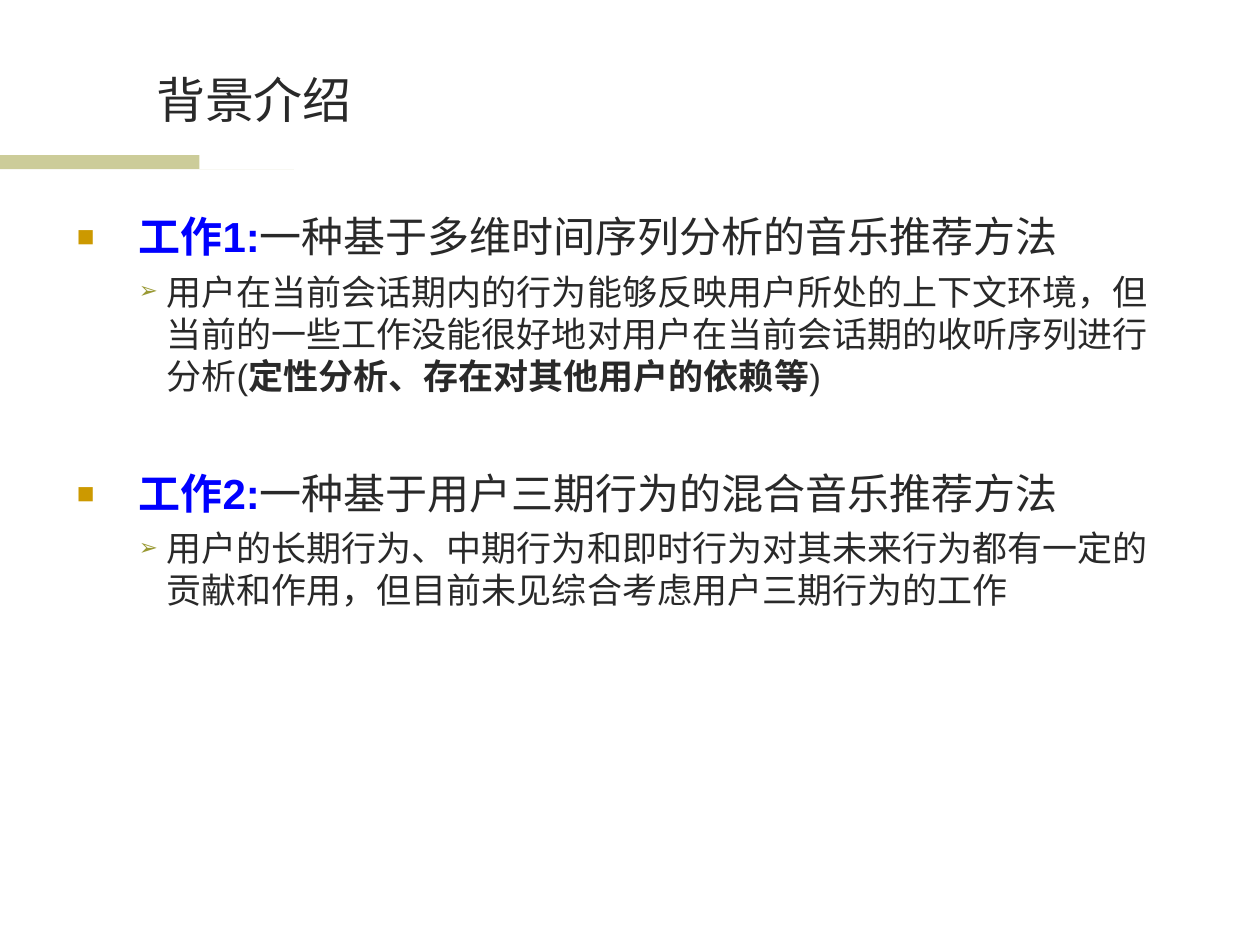
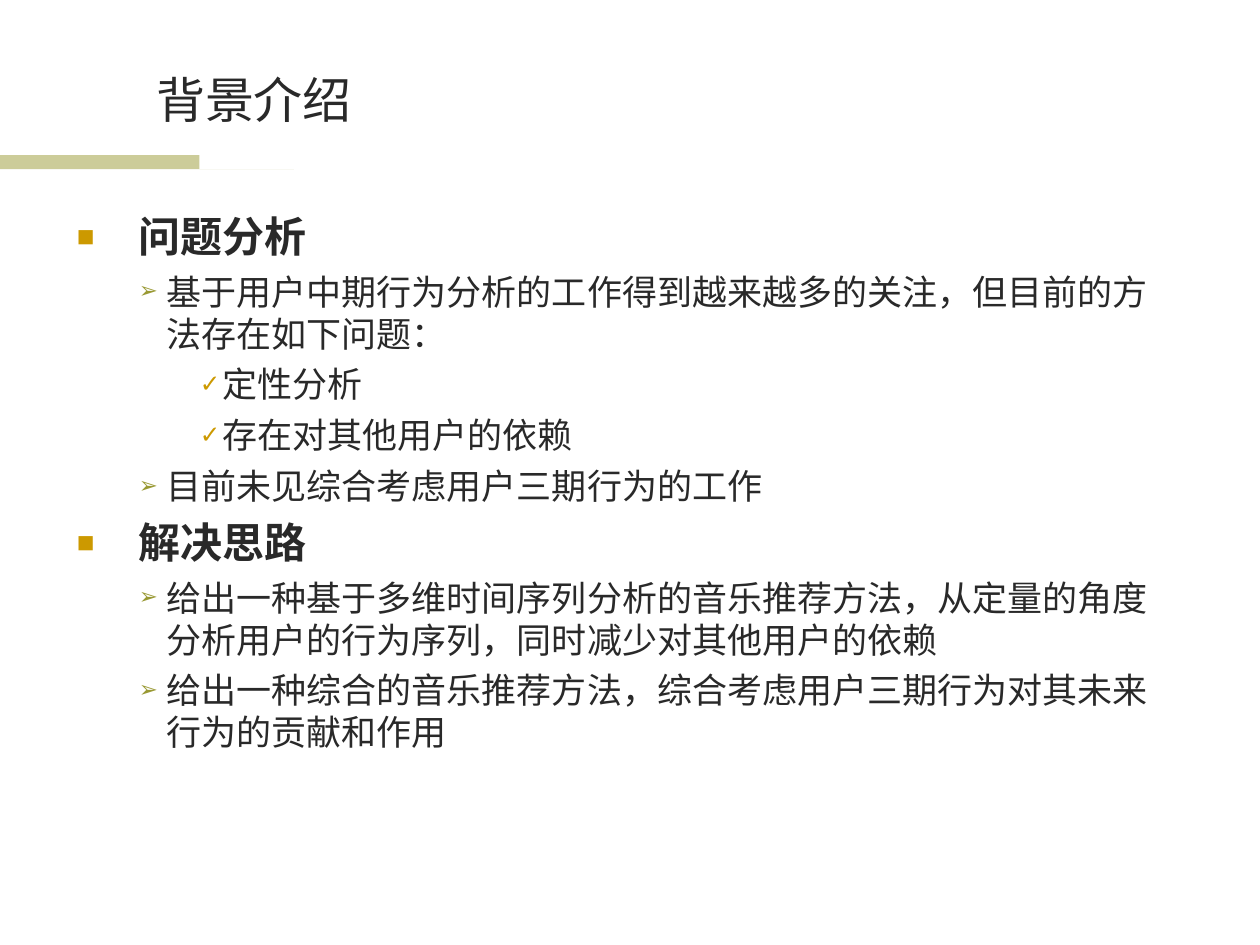
Before and after one commit to wwssttt/NJUThesis, a slide deck: slide 7 of ppt/一种基于时间序列分析的个性化音乐推荐系统及其实现.ppt (slide 6 before the commit). Drawn at 1260x945 pixels with LibreOffice and Linux fonts; fonts in the diff are those of the drawing; background and template pictures are left out. Boxes give left, top, right and bottom in pixels: in the first picture for what was removed or moved away, otherwise in the second. Text is boxed around its words. In the diff, an @@ line names an element or a change of style, - is before the commit and + after.

```diff
--- a/ppt/一种基于时间序列分析的个性化音乐推荐系统及其实现.ppt
+++ b/ppt/一种基于时间序列分析的个性化音乐推荐系统及其实现.ppt
@@ text at [139, 216, 1148, 748]: text changed @@
-■ 工作1:一种基于多维时间序列分析的音乐推荐方法
-  ➢ 用户在当前会话期内的行为能够反映用户所处的上下文环境，但当前的一些工作没能很好地对用户在当前会话期的收听序列进行分析(定性分析、存在对其他用户的依赖等)
-■ 工作2:一种基于用户三期行为的混合音乐推荐方法
-  ➢ 用户的长期行为、中期行为和即时行为对其未来行为都有一定的贡献和作用，但目前未见综合考虑用户三期行为的工作
+■ 问题分析
+  ➢ 基于用户中期行为分析的工作得到越来越多的关注，但目前的方法存在如下问题：
+    ✓ 定性分析
+    ✓ 存在对其他用户的依赖
+  ➢ 目前未见综合考虑用户三期行为的工作
+■ 解决思路
+  ➢ 给出一种基于多维时间序列分析的音乐推荐方法，从定量的角度分析用户的行为序列，同时减少对其他用户的依赖
+  ➢ 给出一种综合的音乐推荐方法，综合考虑用户三期行为对其未来行为的贡献和作用
```
Also in this commit, not shown: 13 other slides changed, 1 slide added.
